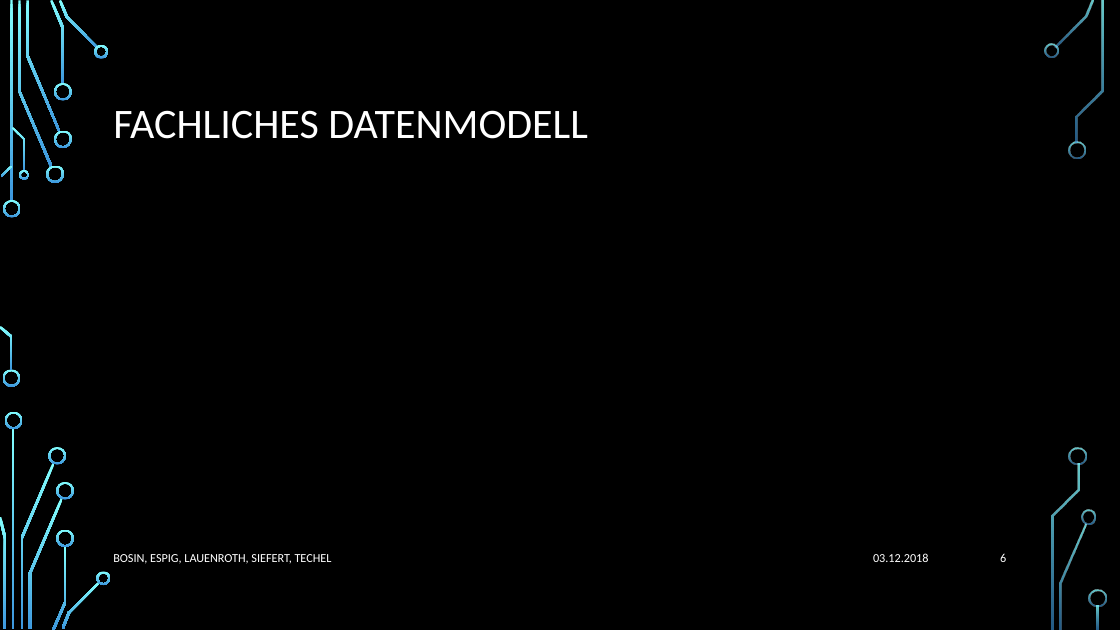
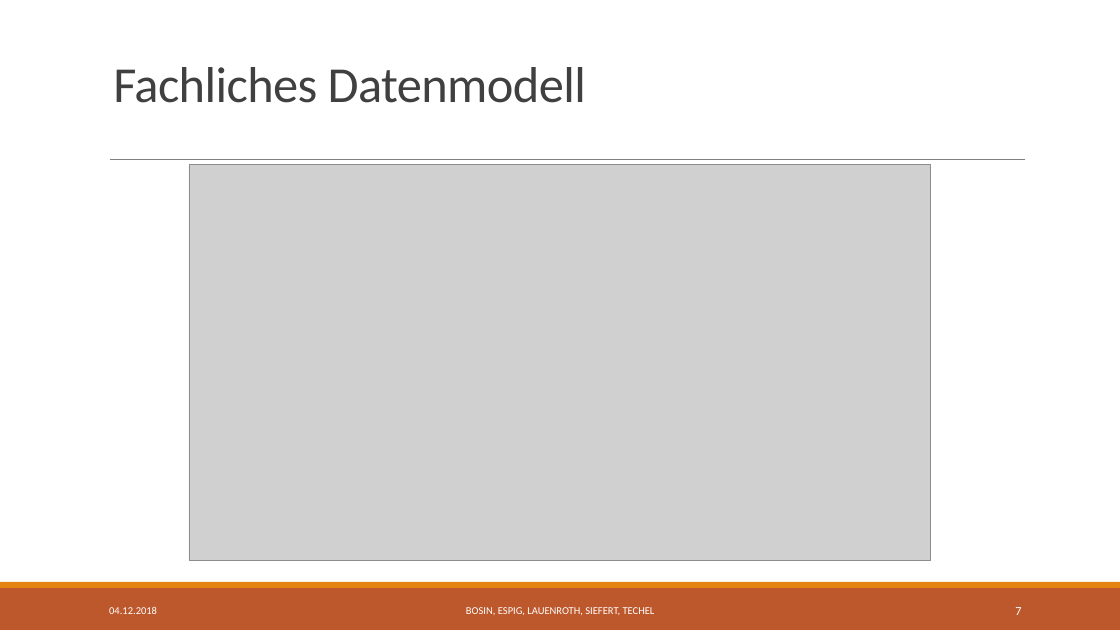
Before and after one commit to Jotec1705/SE-Project2018, a slide deck: slide 7 of Dokumente/02_Arbeitsbereich/01_Projekthandbuch/TouchDown Präsentation UniRisk.pptx (slide 6 before the commit). Drawn at 1120x630 pixels with LibreOffice and Linux fonts; fonts in the diff are those of the drawing; grey boxes stand for pictures; background and template pictures are left out. Boxes give left, top, right and bottom in pixels: in the first picture for what was removed or moved away, otherwise in the second. Text is boxed around its words. In the diff, an @@ line names an element or a change of style, - is before the commit and + after.

```diff
--- a/Dokumente/02_Arbeitsbereich/01_Projekthandbuch/TouchDown Präsentation UniRisk.pptx
+++ b/Dokumente/02_Arbeitsbereich/01_Projekthandbuch/TouchDown Präsentation UniRisk.pptx
@@ background picture (left out) to #FFFFFF @@
@@ title "Fachliches Datenmodell" at <box>113,67,586,103</box>: vertical alignment middle to bottom @@
@@ title at <box>113,67,586,103</box>: text changed; size 36 to 43.2 pt; text colour #FFFFFF to #404040 @@
-FACHLICHES DATENMODELL
+Fachliches Datenmodell
@@ line added from (110, 160) to (1026, 160), #808080 0.5 pt @@
@@ picture added at <box>189,165,931,560</box> @@
@@ rectangle added at <box>0,588,1120,630</box>, fill #BD582C @@
@@ rectangle added at <box>0,582,1120,588</box>, fill #E48312 @@
@@ text "BOSIN, ESPIG, LAUENROTH, SIEFERT, TECHEL": place and size @@
-text "BOSIN, ESPIG, LAUENROTH, SIEFERT, TECHEL" at <box>113,554,332,564</box>
+text "BOSIN, ESPIG, LAUENROTH, SIEFERT, TECHEL" at <box>466,607,655,615</box>
@@ text "BOSIN, ESPIG, LAUENROTH, SIEFERT, TECHEL" at <box>466,607,655,615</box>: size 10.5 to 9 pt; alignment left to centre @@
@@ text at <box>109,607,157,614</box>: text changed; size 10.5 to 9 pt @@
-03.12.2018
+04.12.2018
@@ page number at <box>1015,607,1021,615</box>: text changed @@
-6
+7
@@ group removed at <box>0,0,1107,630</box>: 33 freeform shapes, 3 rectangles @@
```
Also in this commit, not shown: 10 other slides changed, 1 slide added.
